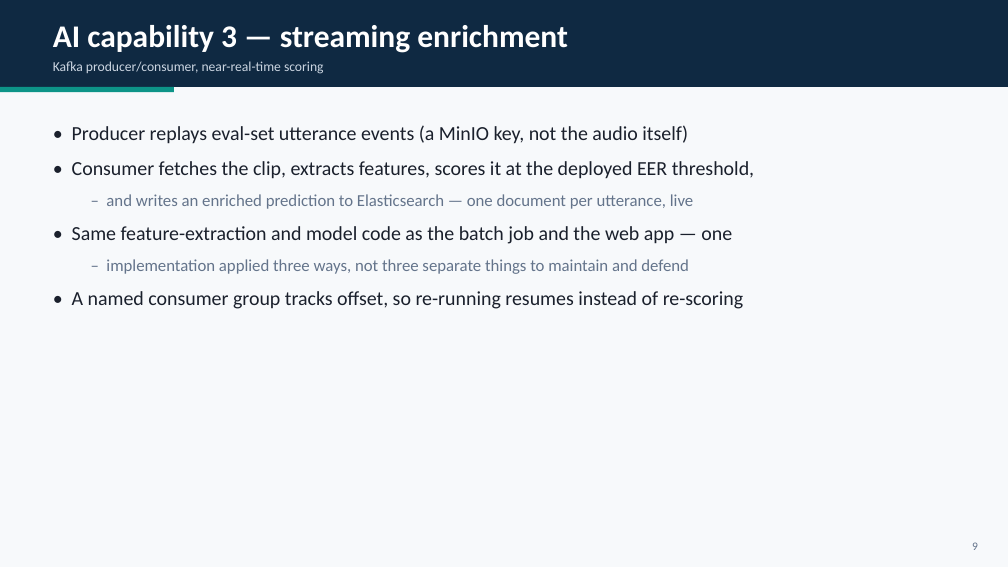
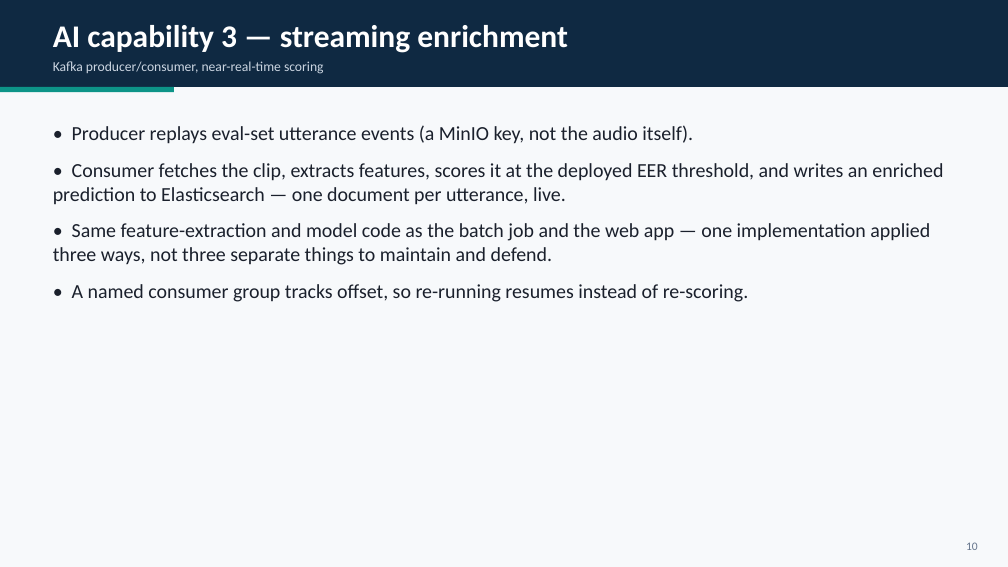
Before and after one commit to HadarBaum/asvspoof-voice-ai, a slide deck: slide 11 of docs/slides/slides.pptx (slide 10 before the commit). Drawn at 1008x567 pixels with LibreOffice and Linux fonts; fonts in the diff are those of the drawing. Boxes give left, top, right and bottom in pixels: in the first picture for what was removed or moved away, otherwise in the second. Text is boxed around its words. In the diff, an @@ line names an element or a change of style, - is before the commit and + after.

```diff
--- a/docs/slides/slides.pptx
+++ b/docs/slides/slides.pptx
@@ text at (53, 125, 943, 302): text changed @@
-• Producer replays eval-set utterance events (a MinIO key, not the audio itself)
-• Consumer fetches the clip, extracts features, scores it at the deployed EER threshold,
-  – and writes an enriched prediction to Elasticsearch — one document per utterance, live
-• Same feature-extraction and model code as the batch job and the web app — one
-  – implementation applied three ways, not three separate things to maintain and defend
-• A named consumer group tracks offset, so re-running resumes instead of re-scoring
+• Producer replays eval-set utterance events (a MinIO key, not the audio itself).
+• Consumer fetches the clip, extracts features, scores it at the deployed EER threshold, and writes an enriched prediction to Elasticsearch — one document per utterance, live.
+• Same feature-extraction and model code as the batch job and the web app — one implementation applied three ways, not three separate things to maintain and defend.
+• A named consumer group tracks offset, so re-running resumes instead of re-scoring.
@@ text at (966, 542, 978, 550): text changed @@
-9
+10
```
Also in this commit, not shown: 11 other slides changed, 1 slide added, 1 other file.
